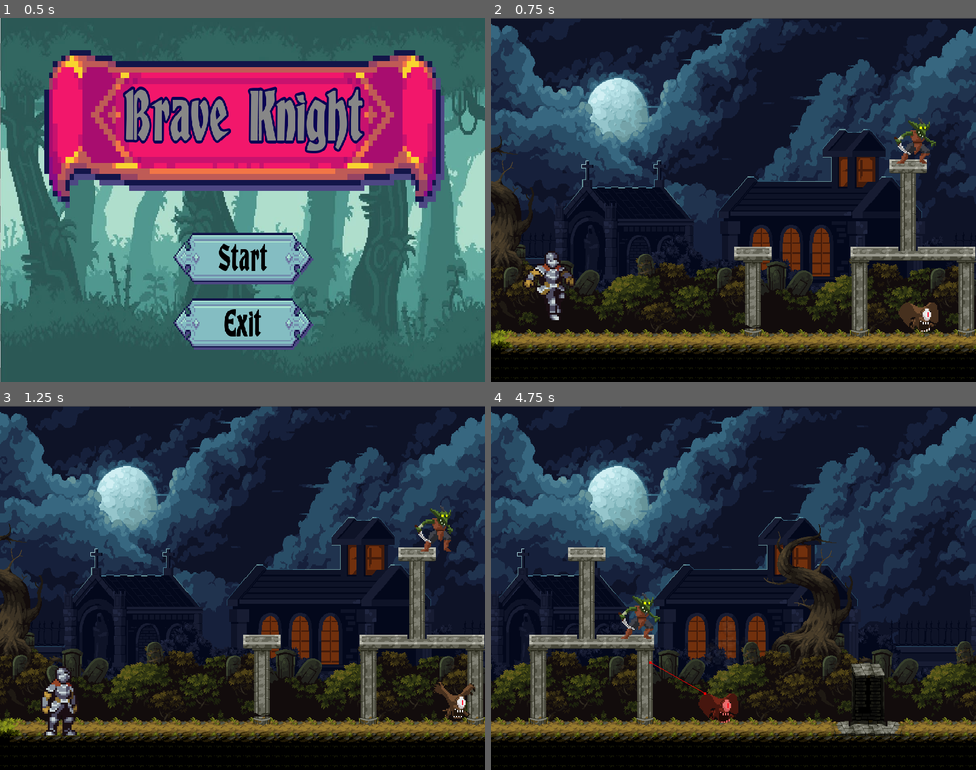
Above: before the commit, frames 1-4 (two rows, left to right).
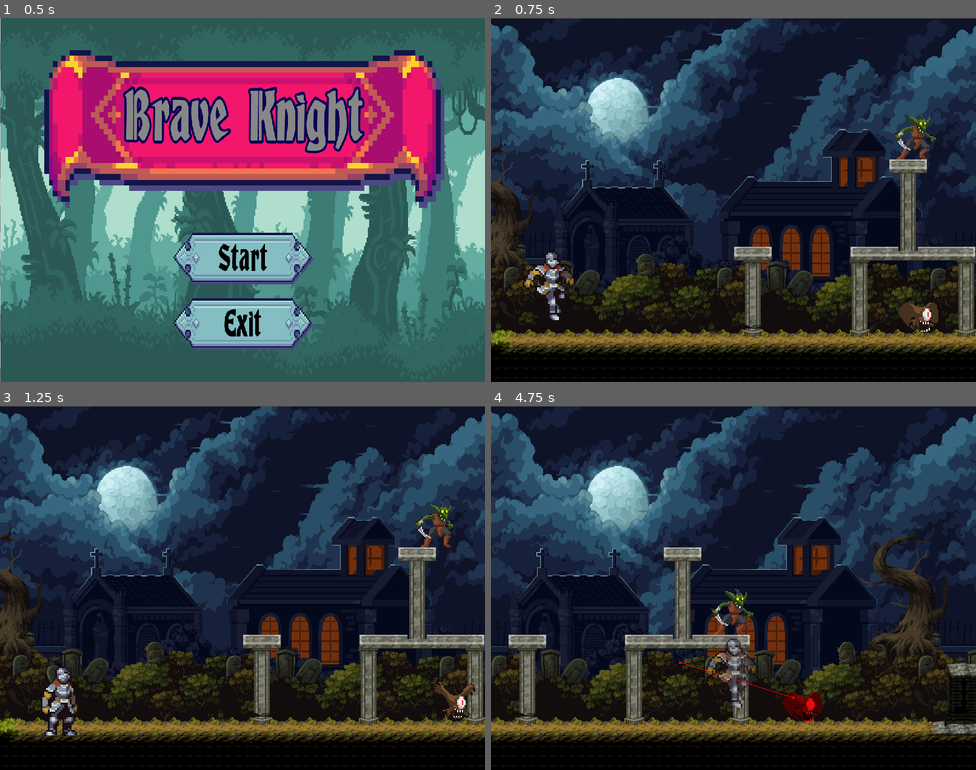
Above: after the commit, the same moments.

Repository: rogermuss/Brave_Knight
Game: Godot game, scene res://Scenes/main_menu/Menu.tscn
Same seed, same stepped clock (60 frames per second), same inputs: the game is played once before the commit and once after it.
Inputs (mouse positions are in pixels of both pictures, inside the frame that each line leads up to):
- Up to frame 1 (0.5 s): no input
- Up to frame 2 (0.75 s): click "Start" at 0.5 s
- Up to frame 3 (1.25 s): no input
- Up to frame 4 (4.75 s): move the mouse to (840, 569) at 1.27 s; hold D (move_right) 1.28-2.78 s; click (840, 569) at 1.35 s; tap Space (jump) at 1.52, 2.27, 3.77, 4.52 s; move the mouse to (636, 606) at 2.02 s; click (636, 606) at 2.1 s; move the mouse to (782, 507) at 2.77 s; hold A (move_left) 2.78-3.53 s; click (782, 507) at 2.85 s; move the mouse to (709, 660) at 3.52 s; hold D (move_right) from 3.53 s (still down); click (709, 660) at 3.6 s; move the mouse to (879, 642) at 4.27 s; click (879, 642) at 4.35 s

Frame 1 is identical in both runs. In frame 2, 0.6% of the frame differs, in the area x 83-92%, y 26-40%; in frame 3, 0.5%; in frame 4, 25%, in the area x 0-100%, y 30-99%.

Commit message:
Se corrigio el lanzamiento de bomba del enemigo y parte de las plataformas

Diff:
--- a/braveknight2/Scenes/BaseLevel/BaseLevel.tscn
+++ b/braveknight2/Scenes/BaseLevel/BaseLevel.tscn
@@ -279,13 +279,21 @@
 3:15/0 = 0
 3:15/0/physics_layer_0/polygon_0/points = PackedVector2Array(-8, -8, 8, -8, 8, 8, -8, 8)
 4:15/0 = 0
+4:15/0/physics_layer_1/polygon_0/points = PackedVector2Array(-8, 0.899294, 8, 0.719435, 8, 8, -8, 8)
 5:15/0 = 0
+5:15/0/physics_layer_1/polygon_0/points = PackedVector2Array(-8, 0.899294, 8, 0.719435, 8, 8, -8, 8)
 6:15/0 = 0
+6:15/0/physics_layer_1/polygon_0/points = PackedVector2Array(-8, 0.899294, 8, 0.719435, 8, 8, -8, 8)
 7:15/0 = 0
+7:15/0/physics_layer_1/polygon_0/points = PackedVector2Array(-8, 0.899294, 8, 0.719435, 8, 8, -8, 8)
 8:15/0 = 0
+8:15/0/physics_layer_1/polygon_0/points = PackedVector2Array(-8, 0.899294, 8, 0.719435, 8, 8, -8, 8)
 9:15/0 = 0
+9:15/0/physics_layer_1/polygon_0/points = PackedVector2Array(-8, 0.899294, 8, 0.719435, 8, 8, -8, 8)
 10:15/0 = 0
+10:15/0/physics_layer_1/polygon_0/points = PackedVector2Array(-8, 0.899294, 8, 0.719435, 8, 8, -8, 8)
 11:15/0 = 0
+11:15/0/physics_layer_1/polygon_0/points = PackedVector2Array(-8, 0.899294, 8, 0.719435, 8, 8, -8, 8)
 14:15/0 = 0
 15:15/0 = 0
 16:15/0 = 0
@@ -301,21 +309,13 @@
 3:16/0 = 0
 3:16/0/physics_layer_0/polygon_0/points = PackedVector2Array(-8, -8, 8, -8, 8, 8, -8, 8)
 4:16/0 = 0
-4:16/0/physics_layer_0/polygon_0/points = PackedVector2Array(-8, -8, 8, -8, 8, 8, -8, 8)
 5:16/0 = 0
-5:16/0/physics_layer_0/polygon_0/points = PackedVector2Array(-8, -8, 8, -8, 8, 8, -8, 8)
 6:16/0 = 0
-6:16/0/physics_layer_0/polygon_0/points = PackedVector2Array(-8, -8, 8, -8, 8, 8, -8, 8)
 7:16/0 = 0
-7:16/0/physics_layer_0/polygon_0/points = PackedVector2Array(-8, -8, 8, -8, 8, 8, -8, 8)
 8:16/0 = 0
-8:16/0/physics_layer_0/polygon_0/points = PackedVector2Array(-8, -8, 8, -8, 8, 8, -8, 8)
 9:16/0 = 0
-9:16/0/physics_layer_0/polygon_0/points = PackedVector2Array(-8, -8, 8, -8, 8, 8, -8, 8)
 10:16/0 = 0
-10:16/0/physics_layer_0/polygon_0/points = PackedVector2Array(-8, -8, 8, -8, 8, 8, -8, 8)
 11:16/0 = 0
-11:16/0/physics_layer_0/polygon_0/points = PackedVector2Array(-8, -8, 8, -8, 8, 8, -8, 8)
 12:16/0 = 0
 13:16/0 = 0
 14:16/0 = 0
@@ -381,13 +381,13 @@
 3:19/0 = 0
 3:19/0/physics_layer_0/polygon_0/points = PackedVector2Array(-8, -8, 8, -8, 8, 8, -8, 8)
 5:19/0 = 0
-5:19/0/physics_layer_0/polygon_0/points = PackedVector2Array(-8, -8, 8, -8, 8, 8, -8, 8)
+5:19/0/physics_layer_1/polygon_0/points = PackedVector2Array(-6.30394, 8, 8, 0.873427, 8, 3.72505, 0.458468, 8)
 6:19/0 = 0
-6:19/0/physics_layer_0/polygon_0/points = PackedVector2Array(-8, -8, 8, -8, 8, 8, -8, 8)
+6:19/0/physics_layer_1/polygon_0/points = PackedVector2Array(-8, 0.899294, 8, 0.719435, 8, 8, -8, 8)
 7:19/0 = 0
-7:19/0/physics_layer_0/polygon_0/points = PackedVector2Array(-8, -8, 8, -8, 8, 8, -8, 8)
+7:19/0/physics_layer_1/polygon_0/points = PackedVector2Array(-8, 0.899294, 8, 0.719435, 8, 8, -8, 8)
 8:19/0 = 0
-8:19/0/physics_layer_0/polygon_0/points = PackedVector2Array(-8, -8, 8, -8, 8, 8, -8, 8)
+8:19/0/physics_layer_1/polygon_0/points = PackedVector2Array(-8, 0.71215, 4.92853, 8, -0.630394, 8, -8, 4.47006)
 10:19/0 = 0
 11:19/0 = 0
 12:19/0 = 0
@@ -409,17 +409,15 @@
 3:20/0 = 0
 3:20/0/physics_layer_0/polygon_0/points = PackedVector2Array(-8, -8, 8, -8, 8, 8, -8, 8)
 4:20/0 = 0
-4:20/0/physics_layer_0/polygon_0/points = PackedVector2Array(-8, -8, 8, -8, 8, 8, -8, 8)
+4:20/0/physics_layer_1/polygon_0/points = PackedVector2Array(-8, 1.08886, 8, -7.10324, 8, -4.29814, -8, 3.55313)
 5:20/0 = 0
-5:20/0/physics_layer_0/polygon_0/points = PackedVector2Array(-8, -8, 8, -8, 8, 8, -8, 8)
+5:20/0/physics_layer_1/polygon_0/points = PackedVector2Array(-8, -7.10626, -6.30394, -8, 0.179857, -8, -8, -4.31661)
 6:20/0 = 0
-6:20/0/physics_layer_0/polygon_0/points = PackedVector2Array(-8, -8, 8, -8, 8, 8, -8, 8)
 7:20/0 = 0
-7:20/0/physics_layer_0/polygon_0/points = PackedVector2Array(-8, -8, 8, -8, 8, 8, -8, 8)
 8:20/0 = 0
-8:20/0/physics_layer_0/polygon_0/points = PackedVector2Array(-8, -8, 8, -8, 8, 8, -8, 8)
+8:20/0/physics_layer_1/polygon_0/points = PackedVector2Array(4.87122, -8, 8, -6.76241, 8, -4.12621, -0.286543, -8)
 9:20/0 = 0
-9:20/0/physics_layer_0/polygon_0/points = PackedVector2Array(-8, -8, 8, -8, 8, 8, -8, 8)
+9:20/0/physics_layer_1/polygon_0/points = PackedVector2Array(-8, -6.7051, 8, 1.08886, 8, 3.89698, -8, -3.78236)
 10:20/0 = 0
 11:20/0 = 0
 12:20/0 = 0
@@ -441,13 +439,11 @@
 3:21/0 = 0
 3:21/0/physics_layer_0/polygon_0/points = PackedVector2Array(-8, -8, 8, -8, 8, 8, -8, 8)
 4:21/0 = 0
-4:21/0/physics_layer_0/polygon_0/points = PackedVector2Array(-8, -8, 8, -8, 8, 8, -8, 8)
 5:21/0 = 0
 6:21/0 = 0
 7:21/0 = 0
 8:21/0 = 0
 9:21/0 = 0
-9:21/0/physics_layer_0/polygon_0/points = PackedVector2Array(-8, -8, 8, -8, 8, 8, -8, 8)
 10:21/0 = 0
 11:21/0 = 0
 12:21/0 = 0
@@ -494,6 +490,8 @@
 [sub_resource type="TileSet" id="TileSet_3ok8t"]
 physics_layer_0/collision_layer = 1
 physics_layer_0/collision_mask = 0
+physics_layer_1/collision_layer = 32
+physics_layer_1/collision_mask = 0
 sources/1 = SubResource("TileSetAtlasSource_1wu10")
 
 [node name="BaseLevel" type="Node2D"]
@@ -510,6 +508,7 @@
 [node name="Player" parent="." instance=ExtResource("1_4ea85")]
 position = Vector2(100, 370)
 scale = Vector2(3, 3)
+collision_mask = 33
 jump_speed = 25000.0
 
 [node name="Bat" parent="." instance=ExtResource("3_1wu10")]
--- a/braveknight2/Scenes/Bomb/bomb.gd
+++ b/braveknight2/Scenes/Bomb/bomb.gd
@@ -1,7 +1,7 @@
 extends CharacterBody2D
 
 
-@export var speed = 250.0
+@export var speed = 125.0
 @export var throw_speed = -200.0
 @export var bomb_gravity = 400.0
 @onready var explode_timer = $ExplodeTimer
--- a/braveknight2/Scenes/Bomb/bomb.tscn
+++ b/braveknight2/Scenes/Bomb/bomb.tscn
@@ -184,6 +184,7 @@
 [node name="Bomb" type="CharacterBody2D"]
 scale = Vector2(3, 3)
 collision_layer = 0
+collision_mask = 33
 script = ExtResource("1_4lbj6")
 
 [node name="AnimatedSprite2D" type="AnimatedSprite2D" parent="."]
--- a/braveknight2/Scenes/Goblin/Goblin.tscn
+++ b/braveknight2/Scenes/Goblin/Goblin.tscn
@@ -166,7 +166,7 @@
 }],
 "loop": false,
 "name": &"Attack",
-"speed": 8.0
+"speed": 20.0
 }, {
 "frames": [{
 "duration": 1.0,
@@ -244,6 +244,7 @@
 height = 40.0
 
 [node name="BaseEnemy" instance=ExtResource("1_do7s0")]
+collision_mask = 33
 script = ExtResource("2_8avia")
 gravity = 1000.0
 
--- a/braveknight2/Scenes/Player/player.tscn
+++ b/braveknight2/Scenes/Player/player.tscn
@@ -361,6 +361,7 @@
 [node name="FloorDetector" type="RayCast2D" parent="."]
 position = Vector2(0, 16)
 target_position = Vector2(0, 25)
+collision_mask = 33
 
 [node name="AttackHitbox" type="Area2D" parent="."]
 visible = false
--- a/braveknight2/project.godot
+++ b/braveknight2/project.godot
@@ -57,6 +57,7 @@
 2d_physics/layer_3="Enemy"
 2d_physics/layer_4="DetectionArea"
 2d_physics/layer_5="Sword"
+2d_physics/layer_6="Platform"
 
 [rendering]
 
